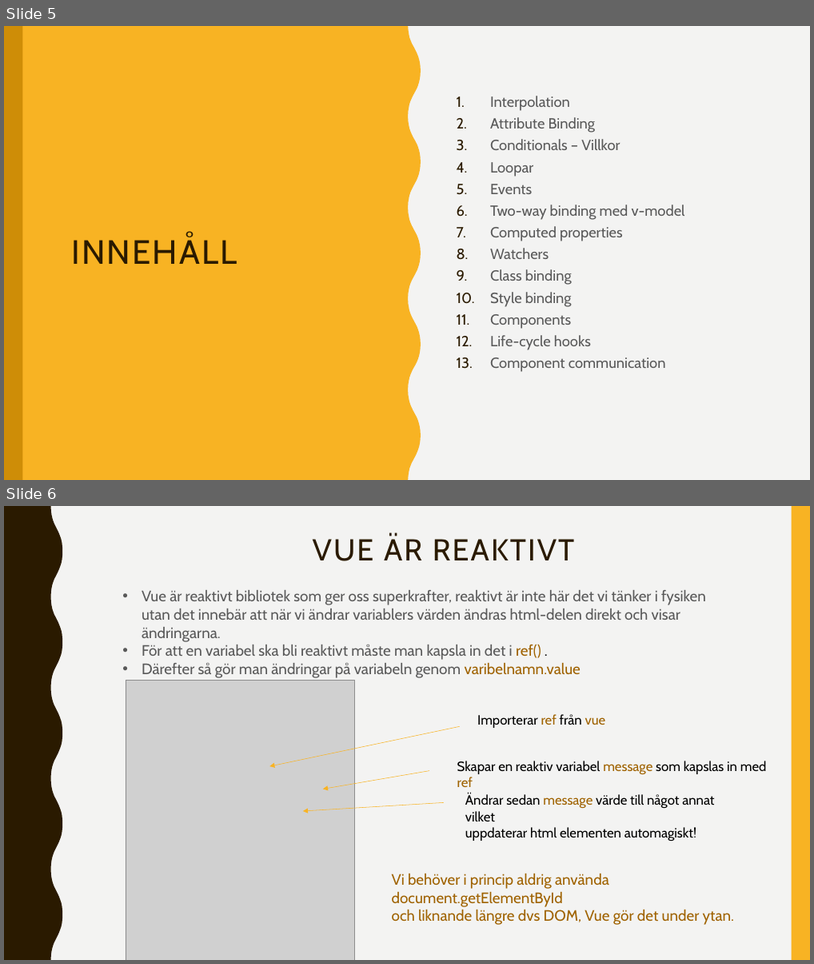
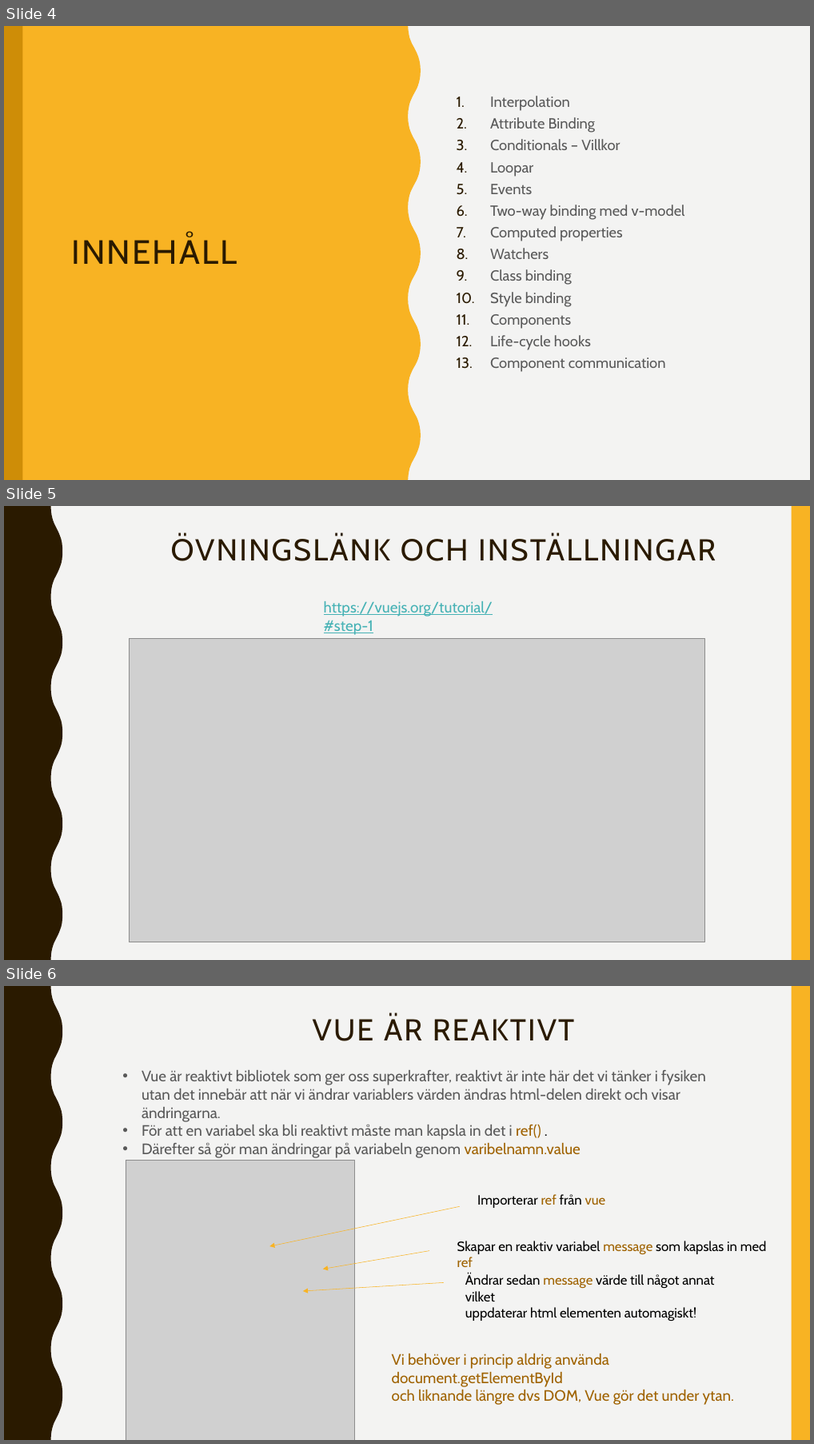
Before and after one commit to abbjetmus/programmering, a slide deck: Vue/Vue.pptx. Shown one above the other, each under a label of ours: slides 5 and 6 before the commit, slides 4, 5 and 6 after it. The pictures are 814x964 and 814x1444 pixels, drawn with LibreOffice and Linux fonts; fonts in the diff are those of the drawing; grey boxes stand for pictures. Boxes give left, top, right and bottom in pixels: in the first picture for what was removed or moved away, otherwise in the second. Text is boxed around its words. In the diff, an @@ line names an element or a change of style, - is before the commit and + after.

```diff
--- a/Vue/Vue.pptx
+++ b/Vue/Vue.pptx
@@ slide 5 added at [4, 506, 810, 960], background #F3F3F2; not listed: 2 template elements that a slide beside it also shows @@
@@ title added at [171, 535, 716, 561], 36 pt, text #2A1A00 @@
+ÖVNINGSLÄNK OCH INSTÄLLNINGAR
@@ text added at [324, 601, 493, 635], 18 pt, text #46B2B5, underline @@
+https://vuejs.org/tutorial/#step-1
@@ picture added at [130, 639, 705, 942] @@
@@ what was slide 5 is now slide 4 @@
```
Also in this commit, not shown: 5 slides changed, 3 other slides added, 1 other file.
